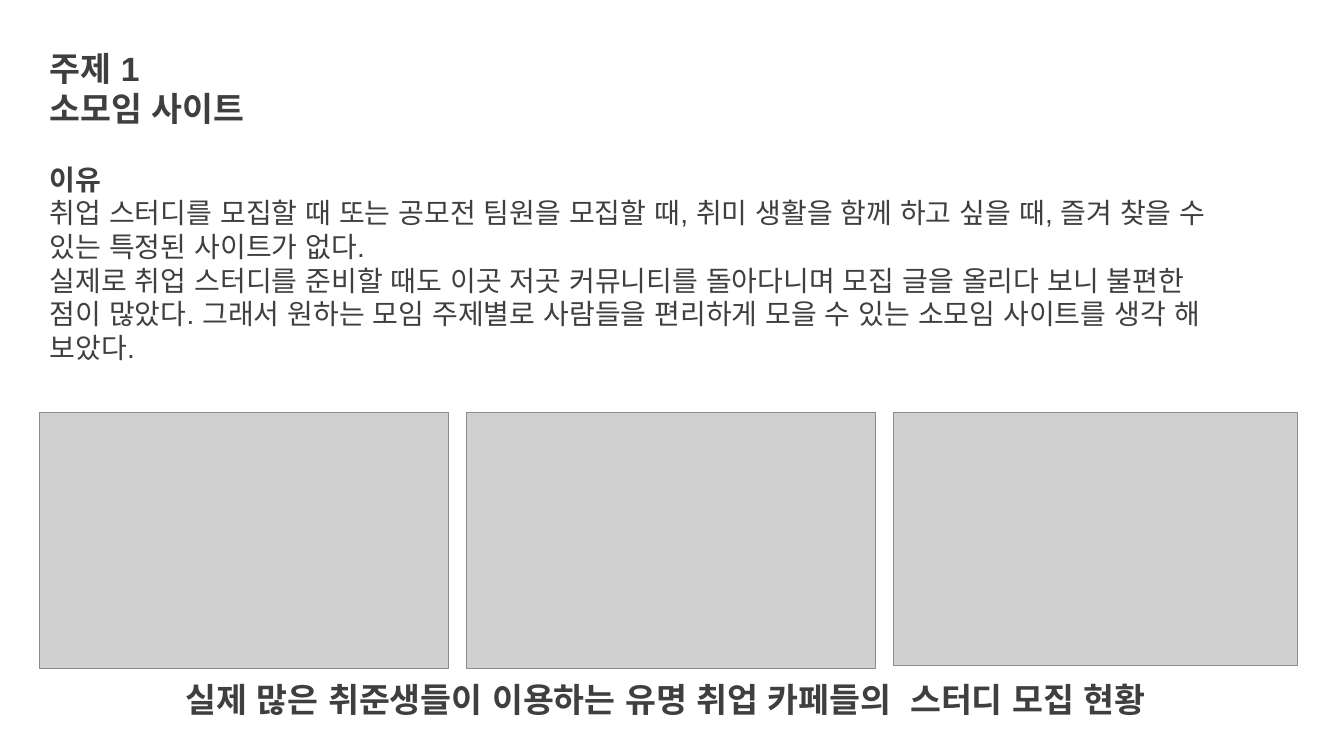
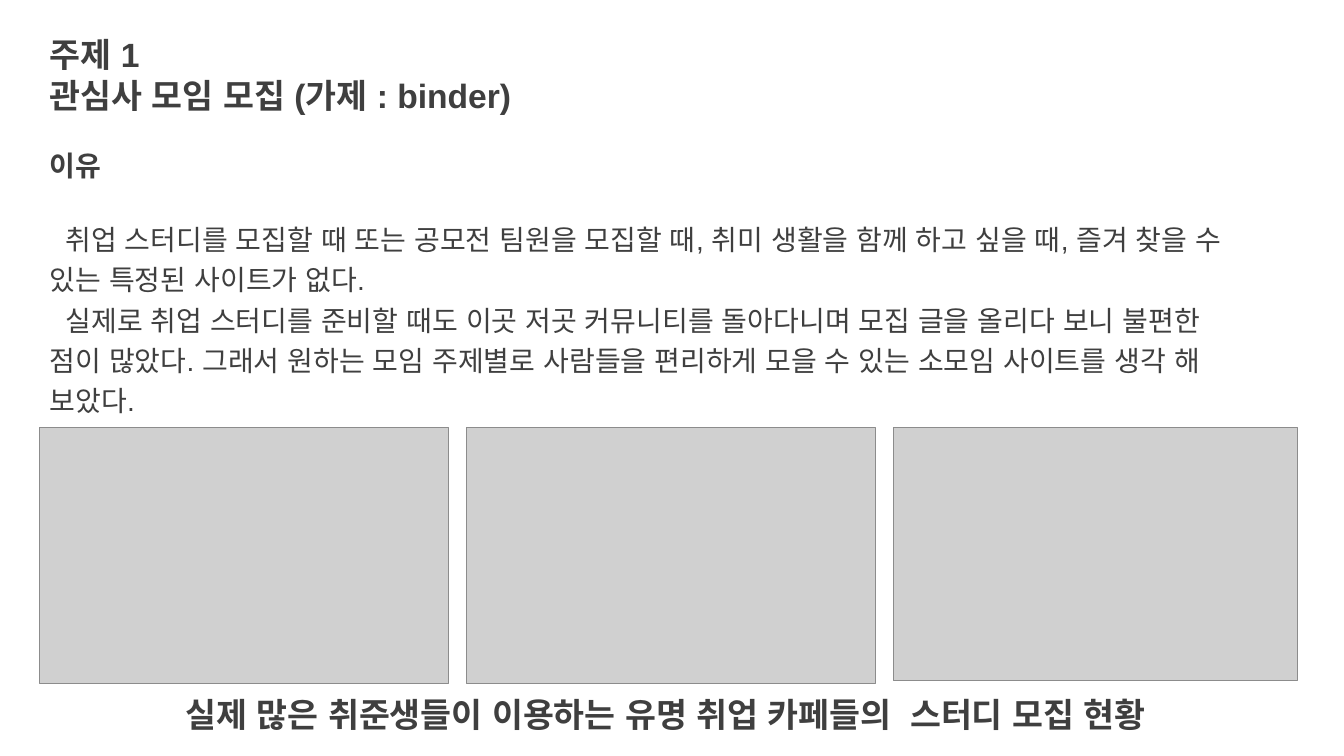
Before and after one commit to Imvely/java87, a slide deck: slide 1 of 기획안_1107_2.pptx. Drawn at 1344x756 pixels with LibreOffice and Linux fonts; fonts in the diff are those of the drawing; grey boxes stand for pictures. Boxes give left, top, right and bottom in pixels: in the first picture for what was removed or moved away, otherwise in the second. Text is boxed around its words. In the diff, an @@ line names an element or a change of style, - is before the commit and + after.

```diff
--- a/기획안_1107_2.pptx
+++ b/기획안_1107_2.pptx
@@ text "주제 1" moved from (x1=50, y1=53, x2=1206, y2=361) to (x1=50, y1=39, x2=1221, y2=414) @@
@@ text at (x1=50, y1=80, x2=511, y2=115): text changed @@
-소모임 사이트
+관심사 모임 모집 (가제 : binder)
@@ text at (x1=50, y1=226, x2=1221, y2=414): line spacing 1 to 1.2 @@
@@ 3 pictures, 1 text moved together from (x1=40, y1=412, x2=1298, y2=715) to (x1=40, y1=427, x2=1298, y2=730) @@
```
Also in this commit, not shown: 3 other slides changed, 1 slide added, 2 slides removed.
